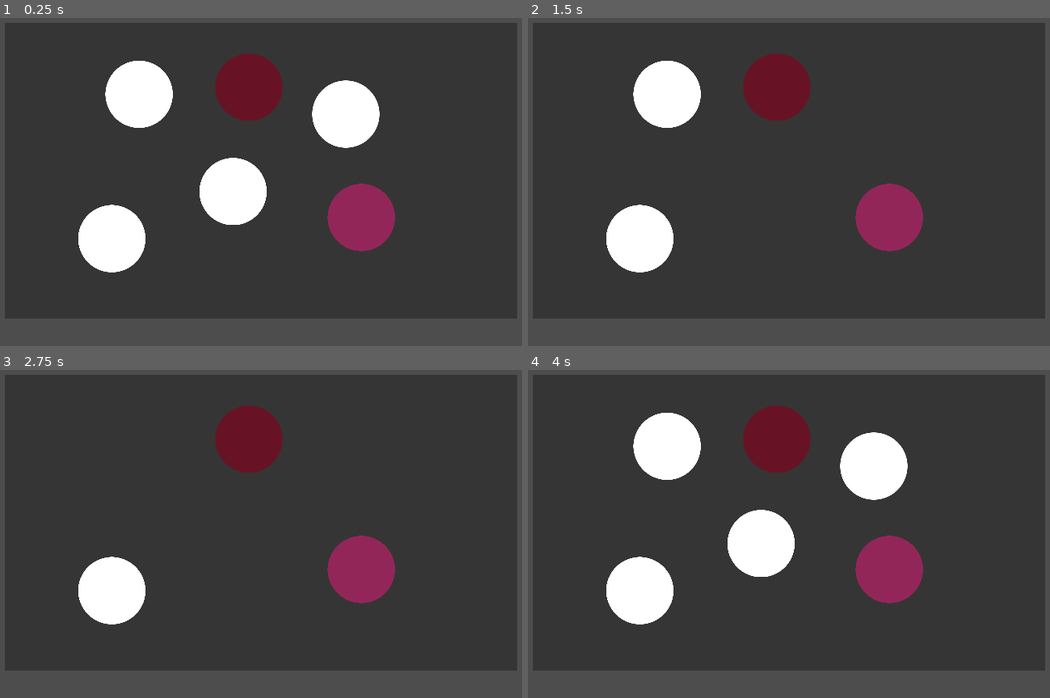
Above: before the commit, frames 1-4 (two rows, left to right).
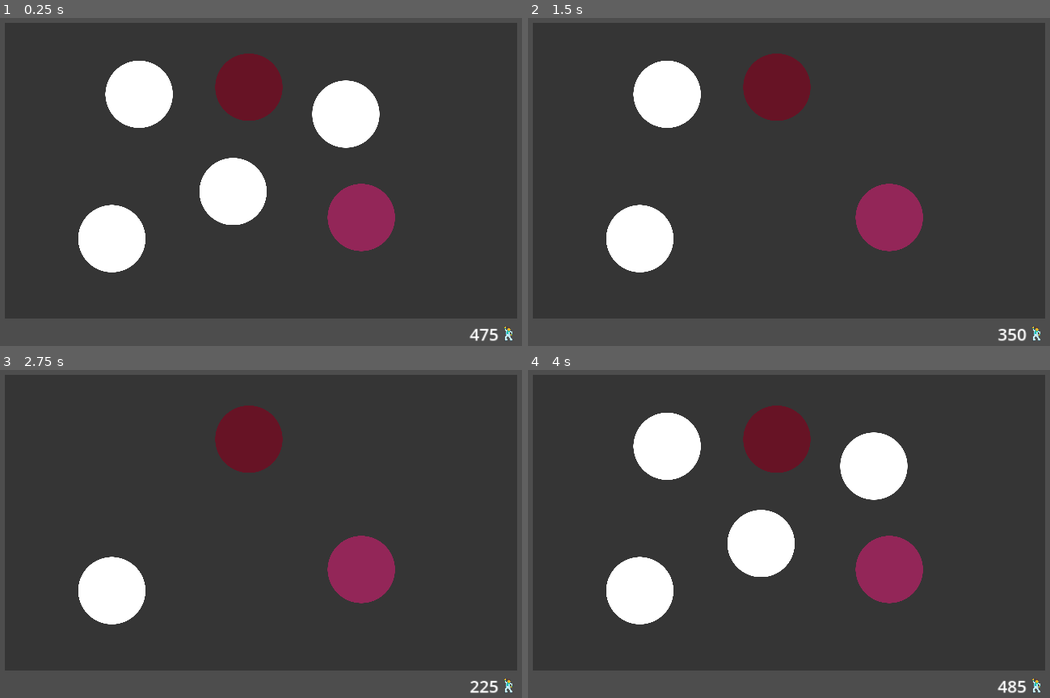
Above: after the commit, the same moments.

Repository: TheJP/GlobalGameJam2024
Game: Godot game, scene res://game_food/food_game.tscn
The game is run twice, just before and just after one commit, with the same random seed, the same clock (stepped at 60 frames per second) and the same inputs. This scene is started directly instead of the project's main scene.
Inputs (mouse positions are in pixels of both pictures, inside the frame that each line leads up to):
- Up to frame 1 (0.25 s): no input
- Up to frame 2 (1.5 s): drag from (762, 191) to (872, 113) at 0.52 s; drag from (872, 113) to (762, 191) at 1.27 s
- Up to frame 3 (2.75 s): move the mouse to (140, 445) at 2.02 s; click (140, 445) at 2.17 s
- Up to frame 4 (4 s): drag from (637, 589) to (872, 465) at 2.77 s; tap Enter at 3.5 s; drag from (888, 570) to (668, 445) at 3.52 s

The runs differ from the first frame. In frame 1, 0.1% of the frame differs, in the area x 89-99%, y 94-99%; in frame 2, 0.2%; in frame 3, 0.2%; in frame 4, 0.2%.

Commit message:
Added viewer count timer

Diff:
--- /dev/null
+++ b/Catfluencer/common.gd
@@ -0,0 +1,12 @@
+extends Node2D
+
+
+@export var show_viewer_count: bool = true
+
+
+func _ready():
+	%ViewersContainer.visible = show_viewer_count
+
+
+func _process(delta):
+	%Viewers.text = "%.0f" % (Level.remaining_time * 100)
--- a/Catfluencer/common.tscn
+++ b/Catfluencer/common.tscn
@@ -1,6 +1,9 @@
-[gd_scene format=3 uid="uid://bpa1aakkr0shm"]
+[gd_scene load_steps=2 format=3 uid="uid://bpa1aakkr0shm"]
+
+[ext_resource type="Script" path="res://common.gd" id="1_6mjva"]
 
 [node name="Common" type="Node2D"]
+script = ExtResource("1_6mjva")
 
 [node name="Screen" type="Polygon2D" parent="." groups=["screen"]]
 color = Color(0.133333, 0.133333, 0.133333, 0.54902)
@@ -17,3 +20,43 @@
 [node name="MessageLabel" type="Label" parent="CanvasLayer/CenterContainer" groups=["message"]]
 layout_mode = 2
 theme_override_font_sizes/font_size = 200
+
+[node name="ViewersContainer" type="GridContainer" parent="CanvasLayer"]
+unique_name_in_owner = true
+custom_minimum_size = Vector2(1920, 1080)
+offset_right = 40.0
+offset_bottom = 40.0
+mouse_filter = 2
+
+[node name="Spacer" type="Control" parent="CanvasLayer/ViewersContainer"]
+layout_mode = 2
+size_flags_vertical = 3
+mouse_filter = 2
+
+[node name="MarginContainer" type="MarginContainer" parent="CanvasLayer/ViewersContainer"]
+layout_mode = 2
+size_flags_horizontal = 3
+mouse_filter = 2
+theme_override_constants/margin_right = 200
+theme_override_constants/margin_bottom = 20
+
+[node name="HBoxContainer" type="HBoxContainer" parent="CanvasLayer/ViewersContainer/MarginContainer"]
+layout_mode = 2
+size_flags_horizontal = 8
+mouse_filter = 2
+
+[node name="Viewers" type="Label" parent="CanvasLayer/ViewersContainer/MarginContainer/HBoxContainer"]
+unique_name_in_owner = true
+layout_mode = 2
+theme_override_font_sizes/font_size = 50
+text = "100
+"
+horizontal_alignment = 2
+vertical_alignment = 1
+
+[node name="Symbol" type="Label" parent="CanvasLayer/ViewersContainer/MarginContainer/HBoxContainer"]
+layout_mode = 2
+theme_override_font_sizes/font_size = 50
+text = "🕺"
+horizontal_alignment = 2
+vertical_alignment = 1
--- a/Catfluencer/credits.tscn
+++ b/Catfluencer/credits.tscn
@@ -7,6 +7,7 @@
 script = ExtResource("1_6qcum")
 
 [node name="Common" parent="." instance=ExtResource("1_pf167")]
+show_viewer_count = false
 
 [node name="CanvasLayer" type="CanvasLayer" parent="."]
 layer = 2
--- a/Catfluencer/game_food/food_game.gd
+++ b/Catfluencer/game_food/food_game.gd
@@ -5,6 +5,8 @@
 
 
 func _ready():
+	Level.start_timer(5)
+
 	for food in get_tree().get_nodes_in_group("food"):
 		if food.is_good:
 			good_food_count += 1
--- a/Catfluencer/game_sofa/sofa_game.tscn
+++ b/Catfluencer/game_sofa/sofa_game.tscn
@@ -19,6 +19,7 @@
 script = ExtResource("1_6cs1u")
 
 [node name="Common" parent="." instance=ExtResource("2_vkivs")]
+show_viewer_count = false
 metadata/_edit_lock_ = true
 
 [node name="Slider" parent="." instance=ExtResource("3_8r1t7")]
--- a/Catfluencer/main.tscn
+++ b/Catfluencer/main.tscn
@@ -8,6 +8,7 @@
 script = ExtResource("1_kn72g")
 
 [node name="Common" parent="." instance=ExtResource("2_vef3s")]
+show_viewer_count = false
 
 [node name="CanvasLayer" type="CanvasLayer" parent="."]
 
--- a/Catfluencer/singleton/level.gd
+++ b/Catfluencer/singleton/level.gd
@@ -1,6 +1,8 @@
 extends Node
 
 
+var remaining_time: float = 0
+var _timed_level: bool = false
 var _regular_flow = false
 var _current = 0
 const _levels = [
@@ -11,13 +13,32 @@
 ]
 
 
+
+func _process(delta):
+	if not _timed_level:
+		return
+
+	if remaining_time <= delta:
+		remaining_time = 0
+		var message = get_tree().get_first_node_in_group("message")
+		if message:
+			message.text = "Too Boring"
+		finished_level(false)
+		return
+
+	remaining_time -= delta
+
+
 func start():
 	_regular_flow = true
 	_current = 0
+	_timed_level = false
 	get_tree().change_scene_to_packed(_levels[_current])
 
 
 func finished_level(success: bool, should_sleep = true):
+	_timed_level = false
+
 	if should_sleep:
 		await get_tree().create_timer(1.0, false).timeout
 
@@ -31,3 +52,8 @@
 		_current = 0
 
 	get_tree().change_scene_to_packed(_levels[_current])
+
+
+func start_timer(total_time: float):
+	remaining_time = total_time
+	_timed_level = true
--- a/Catfluencer/victory.tscn
+++ b/Catfluencer/victory.tscn
@@ -7,6 +7,7 @@
 script = ExtResource("1_lvupt")
 
 [node name="Common" parent="." instance=ExtResource("1_c113s")]
+show_viewer_count = false
 
 [node name="CanvasLayer" type="CanvasLayer" parent="."]
 layer = 2
